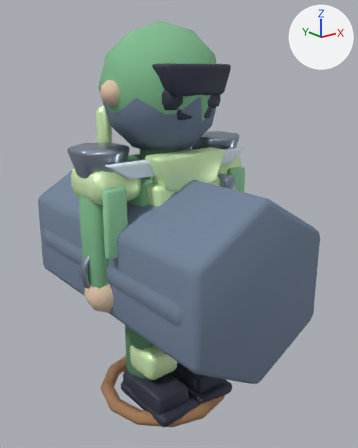
The Blender file assets-source/blender/characters/archer.blend, before and after one commit.
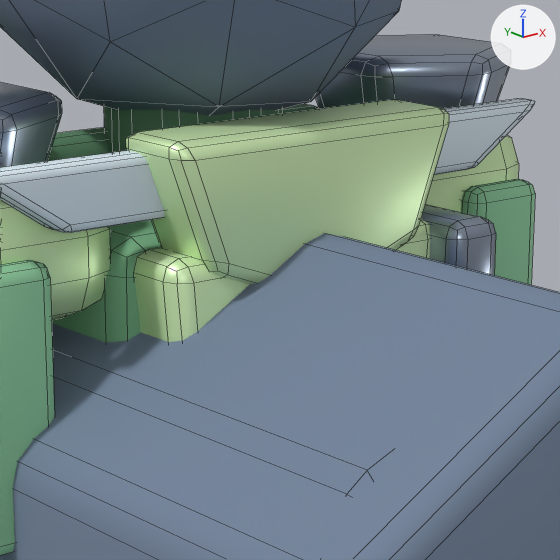
There are two pictures of each version: one whole from a 50 mm lens placed at (-1.542, -2.073, 1.809), pointed at (0.096, -0.025, 0.99), one close up on the part from 32% to 70% of the width and 27% to 58% of the height. The lights are fixed; the arrows at upper right show +X, +Y and +Z. The last two pictures show the newer version. The close-ups show mesh edges as thin lines.

Objects in the first close-up: 'LOD1_PROXY_body', 'LOD2_PROXY_body', 'LOD2_PROXY_head', 'allyShoulderTrim', 'armPanel.L', 'armPanel.R', 'collarFront', 'shoulder.L', 'shoulderCap.-1', 'shoulderCap.1', 'torso', 'torsoShell' and 4 more.
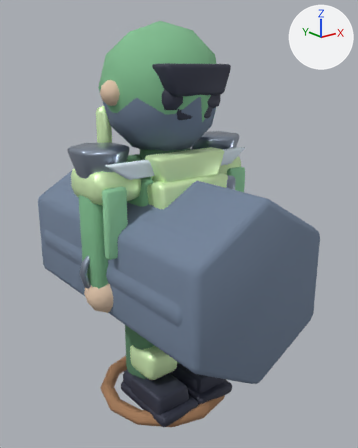
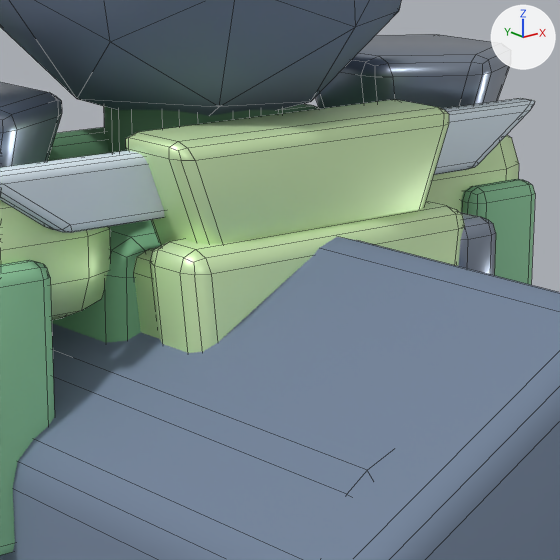
Changed parts and their boxes [x1, y1, x2, y2] in the close-ups (560 x 560 px):
```json
{"object": "torsoFrontShell", "change": "added", "after": [150, 201, 465, 353], "on screen": "green"}
{"object": "torsoShell", "change": "unchanged, covered by the edit", "before": [133, 219, 430, 342], "after": [133, 248, 160, 339]}
```

Scene script edits in JSON lines:
```json
{"op": "add", "block": "me_torsofrontshellmesh_002", "code": ["me_torsofrontshellmesh_002 = bpy.data.meshes.new('torsoFrontShellMesh.002')", "me_torsofrontshellmesh_002.from_pydata([(-0.221, 1.3, -0.05), (0.221, 1.3, -0.05), (0.179, 0.92, -0.05), (0.1, 0.79, -0.05), (-0.1, 0.79, -0.05), (-0.179, 0.92, -0.05), (-0.221, 1.3, 0.05), (0.221, 1.3, 0.05), (0.179, 0.92, 0.05), (0.1, 0.79, 0.05), (-0.1, 0.79, 0.05), (-0.179, 0.92, 0.05)], [], [(5, 4, 3, 2, 1, 0), (6, 7, 8, 9, 10, 11), (0, 1, 7, 6), (1, 2, 8, 7), (2, 3, 9, 8), (3, 4, 10, 9), (4, 5, 11, 10), (5, 0, 6, 11)])", "me_torsofrontshellmesh_002.polygons.foreach_set('use_smooth', [True] * 8)", "me_torsofrontshellmesh_002.materials.append(mat_mat_archer_accent)  # green #e1ffc4"]}
{"op": "add", "block": "ob_torsofrontshell", "code": ["ob_torsofrontshell = bpy.data.objects.new('torsoFrontShell', me_torsofrontshellmesh_002)", "ob_torsofrontshell.location = (0.0, -0.24, 0.0)", "ob_torsofrontshell.rotation_euler = (1.571, 0.0, 0.0)  # degrees (90, 0, 0)", "_m = ob_torsofrontshell.modifiers.new('soft bevel', 'BEVEL')", "_m.width = 0.025", "_m.width_pct = 0.025", "_m.segments = 2"]}
```
